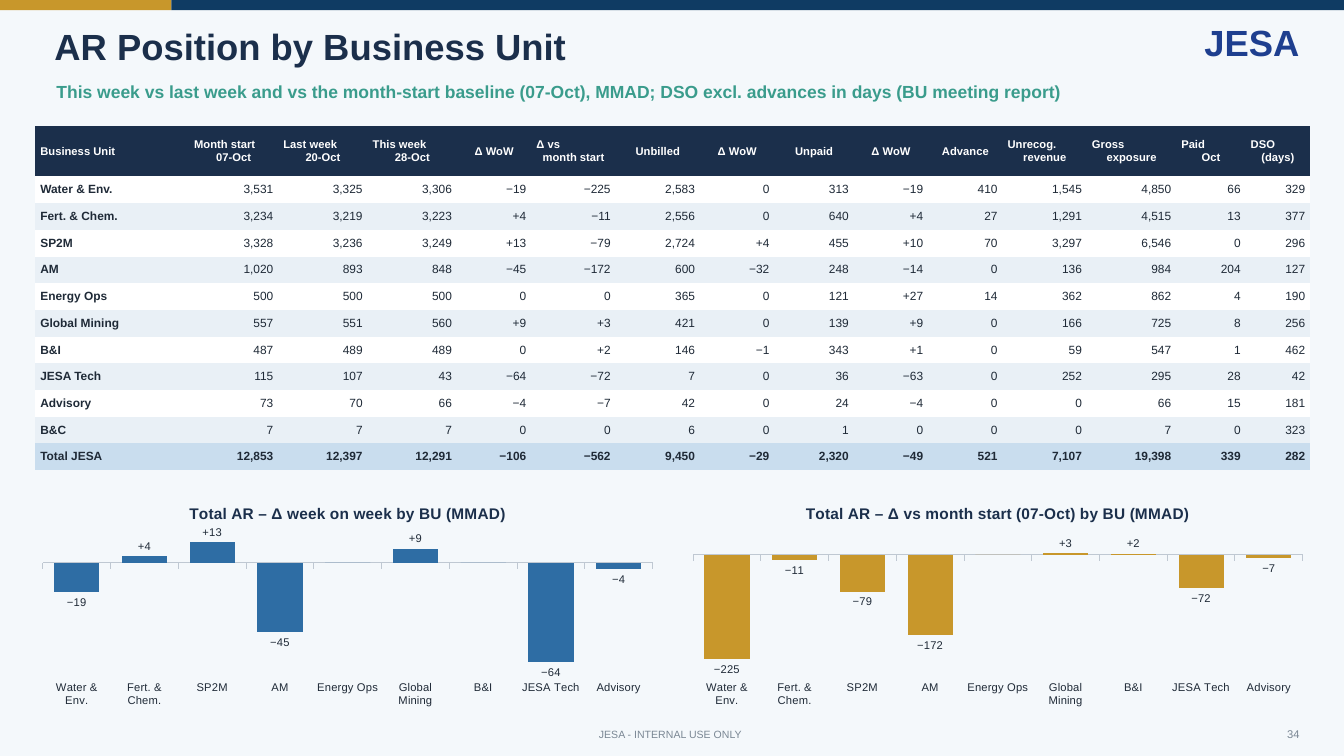
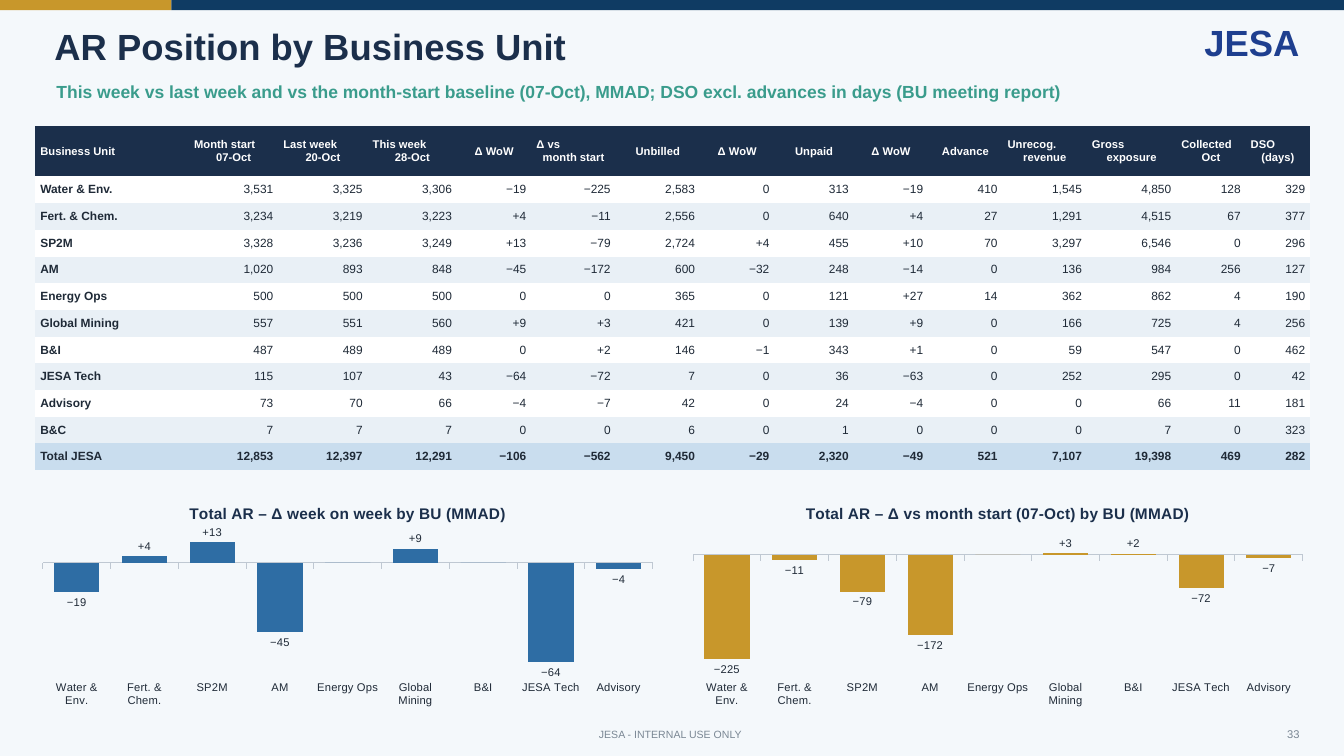
Before and after one commit to cherkaouihassan-art/Skills-Repo, a slide deck: slide 33 of weekly-ar-cash-deck/output/JESA_AR_Cash_Position_Nov_W1_2026-11-04_DRAFT.pptx (slide 34 before the commit). Drawn at 1344x756 pixels with LibreOffice and Linux fonts; fonts in the diff are those of the drawing. Boxes give left, top, right and bottom in pixels: in the first picture for what was removed or moved away, otherwise in the second. Text is boxed around its words. In the diff, an @@ line names an element or a change of style, - is before the commit and + after.

```diff
--- a/weekly-ar-cash-deck/output/JESA_AR_Cash_Position_Nov_W1_2026-11-04_DRAFT.pptx
+++ b/weekly-ar-cash-deck/output/JESA_AR_Cash_Position_Nov_W1_2026-11-04_DRAFT.pptx
@@ table at (x1=35, y1=126, x2=1315, y2=471) @@
-row 1, column 14: Paid Oct
+row 1, column 14: Collected Oct
-row 2, column 14: 66
+row 2, column 14: 128
-row 3, column 14: 13
+row 3, column 14: 67
-row 5, column 14: 204
+row 5, column 14: 256
-row 7, column 14: 8
+row 7, column 14: 4
-row 8, column 14: 1
+row 8, column 14: 0
-row 9, column 14: 28
+row 9, column 14: 0
-row 10, column 14: 15
+row 10, column 14: 11
-row 12, column 14: 339
+row 12, column 14: 469
@@ text at (x1=1287, y1=730, x2=1299, y2=738): text changed @@
-34
+33
```
Also in this commit, not shown: 37 other slides changed, 1 slide removed, 10 other files.
